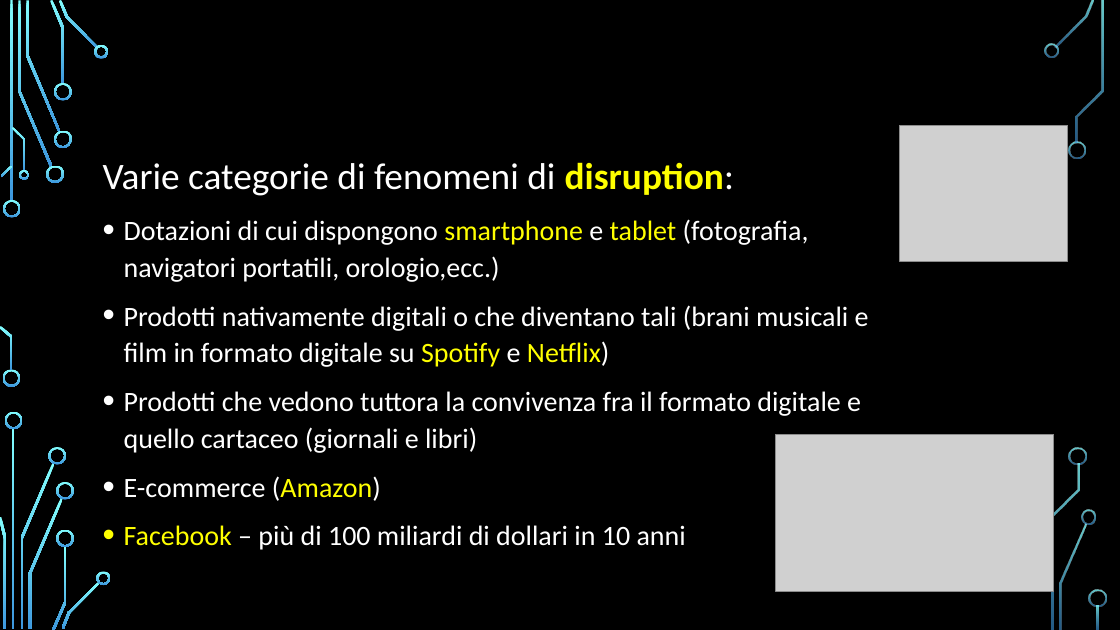
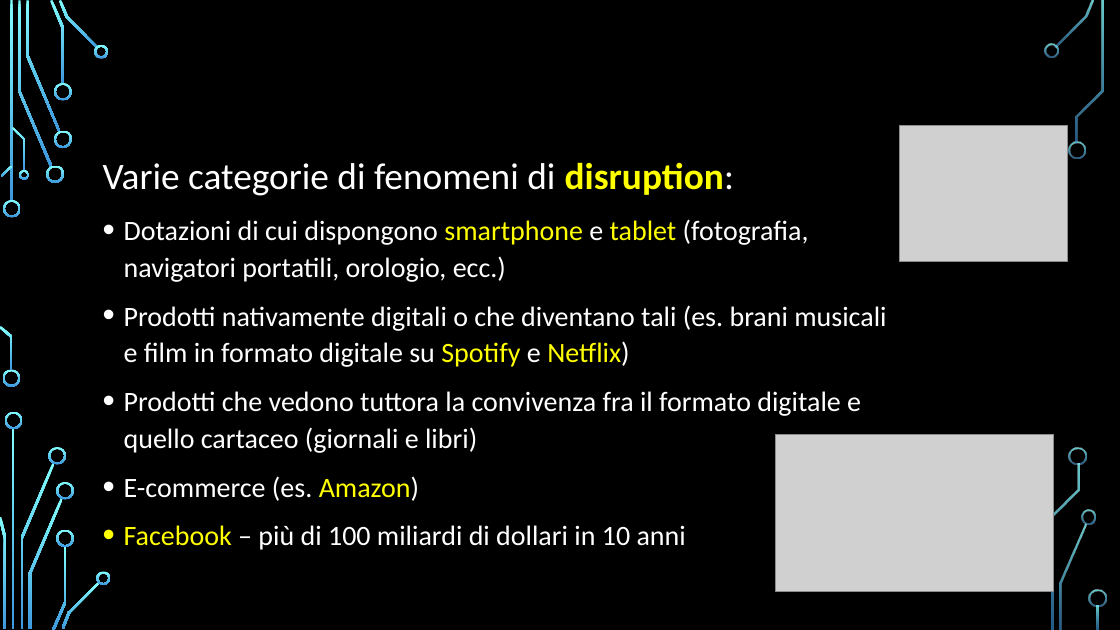
Before and after one commit to yan0z/ISW, a slide deck: slide 3 of ["Quesito 3 Team"]/PresentazioneFabio.pptx. Drawn at 1120x630 pixels with LibreOffice and Linux fonts; fonts in the diff are those of the drawing; grey boxes stand for pictures; background and template pictures are left out. Boxes give left, top, right and bottom in pixels: in the first picture for what was removed or moved away, otherwise in the second. Text is boxed around its words. In the diff, an @@ line names an element or a change of style, - is before the commit and + after.

```diff
--- a/["Quesito 3 Team"]/PresentazioneFabio.pptx
+++ b/["Quesito 3 Team"]/PresentazioneFabio.pptx
@@ text at (x1=124, y1=219, x2=886, y2=367): text changed @@
-• Dotazioni di cui dispongono smartphone e tablet (fotografia, navigatori portatili, orologio,ecc.)
-• Prodotti nativamente digitali o che diventano tali (brani musicali e film in formato digitale su Spotify e Netflix)
+• Dotazioni di cui dispongono smartphone e tablet (fotografia, navigatori portatili, orologio, ecc.)
+• Prodotti nativamente digitali o che diventano tali (es. brani musicali e film in formato digitale su Spotify e Netflix)
@@ text at (x1=124, y1=476, x2=419, y2=501): text changed @@
-• E-commerce (Amazon)
+• E-commerce (es. Amazon)
```
Also in this commit, not shown: 2 other slides changed.
